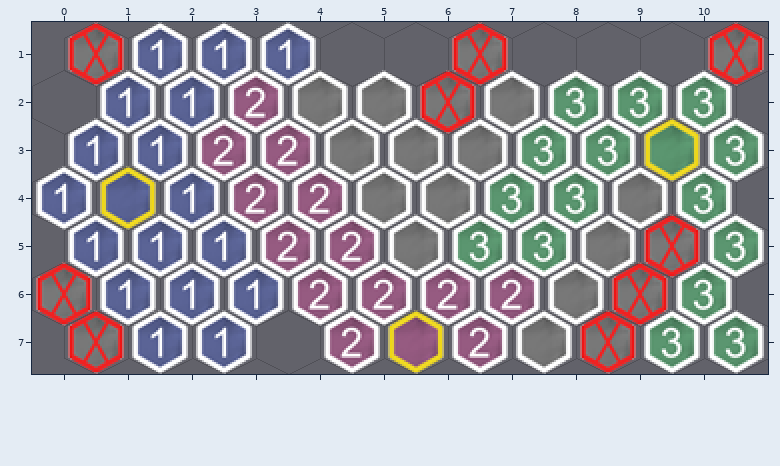
Tiled map: wip/map2.tmx. The picture above was drawn from the file before the commit.
Cells are 32x32 px. Hexagonal. Every second row is shifted by half a cell. Shown: x 0..10, y 1..7.
After:
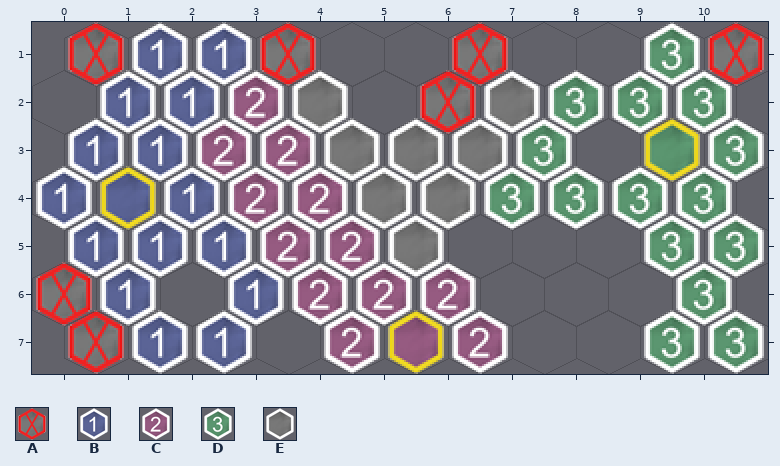
Key: from "map": A 0 "blocker", B 2 "zone1_tile", C 4 "zone2_tile", D 6 "zone3_tile", E 7 "neutral".
_ is an empty cell, . an unchanged one.
The edit:
--- layer "Tile Layer 1"
@@ x 2..9 @@
-1 .B....._
-2 ...E....
-3 ......D.
-4 .......E
-5 ....DDEA
-6 B....CEA
-7 .....EA.
+1 .A.....D
+2 ..._....
+3 ......_.
+4 .......D
+5 ....___D
+6 _....___
+7 .....__.
Boxes around the changes in both pictures, in picture pixels (x1, y1, x2, y2):
changed: (260, 22, 316, 86)
added: (644, 22, 700, 86)
removed: (356, 70, 412, 134)
changed: (452, 118, 700, 374)
removed: (164, 262, 220, 326)
